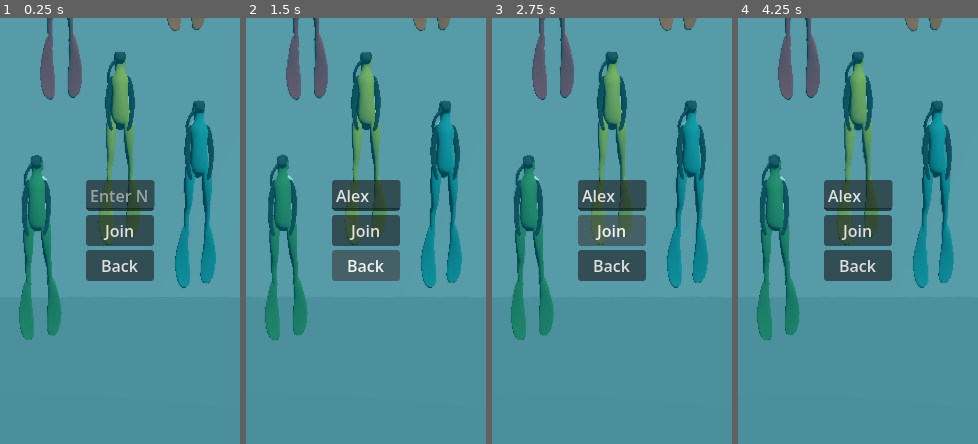
Above: before the commit, frames 1-4 (left to right).
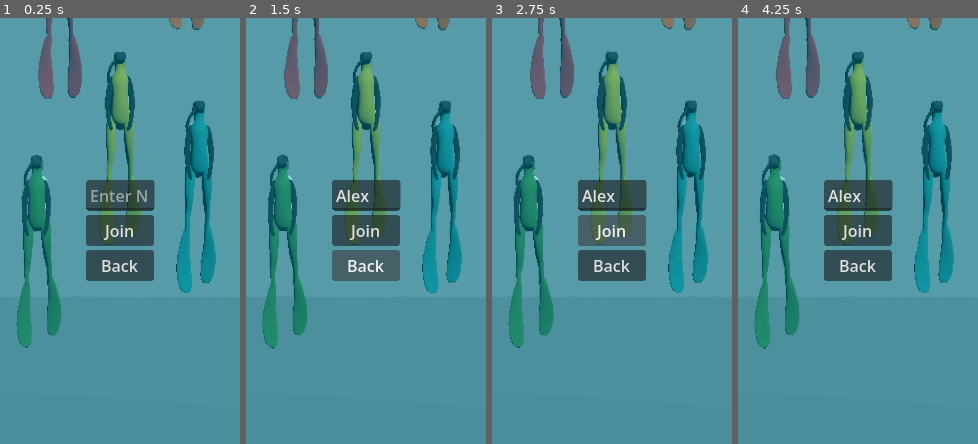
Above: after the commit, the same moments.

Repository: eikap/ggj-2026
Game: Godot game, scene res://FelixTest/ShaderTest.tscn
Two runs of this game, one before a commit and one after it. Both use one fixed random seed, a clock stepped at 60 frames per second and the inputs below. This scene is started directly instead of the project's main scene.
Inputs (mouse positions are in pixels of both pictures, inside the frame that each line leads up to):
- Up to frame 1 (0.25 s): no input
- Up to frame 2 (1.5 s): click (366, 196) at 0.52 s; type "Alex" at 0.6 s; click "Back" at 1.25 s
- Up to frame 3 (2.75 s): click "Join" at 2 s
- Up to frame 4 (4.25 s): move the mouse to (910, 209) at 2.77 s; click (910, 209) at 2.92 s; move the mouse to (810, 252) at 3.52 s; click (810, 252) at 3.67 s

The runs differ from the first frame. In frame 1, 1.2% of the frame differs, in the area x 6-82%, y 0-78%; in frame 2, 1.2%; in frame 3, 1.2%; in frame 4, 1.2%.

Commit message:
Fixed animations

Diff:
--- a/Assets/Player/diver_player_cyan.tscn
+++ b/Assets/Player/diver_player_cyan.tscn
@@ -19,6 +19,18 @@
 "update": 0,
 "values": [Vector3(0.29670596, 0, 0), Vector3(0, 0, 0)]
 }
+tracks/1/type = "value"
+tracks/1/imported = false
+tracks/1/enabled = true
+tracks/1/path = NodePath("r_leg:rotation")
+tracks/1/interp = 1
+tracks/1/loop_wrap = true
+tracks/1/keys = {
+"times": PackedFloat32Array(0, 0.51),
+"transitions": PackedFloat32Array(1, 1),
+"update": 0,
+"values": [Vector3(0, 0, 0), Vector3(0.29670596, 0, 0)]
+}
 
 [sub_resource type="Animation" id="Animation_baur6"]
 resource_name = "leg move"
@@ -61,21 +73,17 @@
 surface_material_override/0 = ExtResource("3_3epa7")
 
 [node name="r_leg" parent="." index="4" unique_id=707106354]
-transform = Transform3D(1, 0, 0, 0, 0.9800847, -0.1985797, 0, 0.1985797, 0.9800847, -0.17000507, 1.0939391, 0.03338457)
+transform = Transform3D(1, 0, 0, 0, 0.99999994, 0, 0, 0, 0.99999994, -0.17000507, 1.0939391, 0.03338457)
 material_override = ExtResource("2_fqjw3")
 
-[node name="leganim" type="AnimationPlayer" parent="r_leg" index="0" unique_id=1134525821]
+[node name="leganim" type="AnimationPlayer" parent="r_leg" index="0" unique_id=447493080]
 root_node = NodePath("../..")
-libraries/ = SubResource("AnimationLibrary_8peud")
+libraries/ = SubResource("AnimationLibrary_fqjw3")
 
 [node name="l_leg" parent="." index="5" unique_id=143885794]
 transform = Transform3D(1, 0, 0, 0, 0.9563047, -0.29237166, 0, 0.29237166, 0.9563047, 0.16762425, 1.0793327, 0.04141904)
 material_override = ExtResource("2_fqjw3")
 
-[node name="leganim" type="AnimationPlayer" parent="l_leg" index="0" unique_id=965550042]
-root_node = NodePath("../..")
-libraries/ = SubResource("AnimationLibrary_8peud")
-
 [node name="googles" parent="." index="6" unique_id=1623008435]
 material_override = ExtResource("4_g3usv")
 surface_material_override/0 = SubResource("StandardMaterial3D_vxpnx")
--- a/Assets/Player/diver_player_green.tscn
+++ b/Assets/Player/diver_player_green.tscn
@@ -19,6 +19,18 @@
 "update": 0,
 "values": [Vector3(0.29670596, 0, 0), Vector3(0, 0, 0)]
 }
+tracks/1/type = "value"
+tracks/1/imported = false
+tracks/1/enabled = true
+tracks/1/path = NodePath("r_leg:rotation")
+tracks/1/interp = 1
+tracks/1/loop_wrap = true
+tracks/1/keys = {
+"times": PackedFloat32Array(0, 0.51),
+"transitions": PackedFloat32Array(1, 1),
+"update": 0,
+"values": [Vector3(0, 0, 0), Vector3(0.29670596, 0, 0)]
+}
 
 [sub_resource type="Animation" id="Animation_baur6"]
 resource_name = "leg move"
@@ -61,21 +73,17 @@
 surface_material_override/0 = ExtResource("2_r86r4")
 
 [node name="r_leg" parent="." index="4" unique_id=707106354]
-transform = Transform3D(1, 0, 0, 0, 0.9800847, -0.1985797, 0, 0.1985797, 0.9800847, -0.17000507, 1.0939391, 0.03338457)
+transform = Transform3D(1, 0, 0, 0, 0.99999994, 0, 0, 0, 0.99999994, -0.17000507, 1.0939391, 0.03338457)
 material_override = ExtResource("2_gj7il")
 
-[node name="leganim" type="AnimationPlayer" parent="r_leg" index="0" unique_id=1134525821]
+[node name="leganim" type="AnimationPlayer" parent="r_leg" index="0" unique_id=835734601]
 root_node = NodePath("../..")
-libraries/ = SubResource("AnimationLibrary_8peud")
+libraries/ = SubResource("AnimationLibrary_r86r4")
 
 [node name="l_leg" parent="." index="5" unique_id=143885794]
 transform = Transform3D(1, 0, 0, 0, 0.9563047, -0.29237166, 0, 0.29237166, 0.9563047, 0.16762425, 1.0793327, 0.04141904)
 material_override = ExtResource("2_gj7il")
 
-[node name="leganim" type="AnimationPlayer" parent="l_leg" index="0" unique_id=965550042]
-root_node = NodePath("../..")
-libraries/ = SubResource("AnimationLibrary_8peud")
-
 [node name="googles" parent="." index="6" unique_id=1623008435]
 material_override = ExtResource("3_gj7il")
 surface_material_override/0 = SubResource("StandardMaterial3D_vxpnx")
--- a/Assets/Player/diver_player_orange.tscn
+++ b/Assets/Player/diver_player_orange.tscn
@@ -19,6 +19,18 @@
 "update": 0,
 "values": [Vector3(0.29670596, 0, 0), Vector3(0, 0, 0)]
 }
+tracks/1/type = "value"
+tracks/1/imported = false
+tracks/1/enabled = true
+tracks/1/path = NodePath("r_leg:rotation")
+tracks/1/interp = 1
+tracks/1/loop_wrap = true
+tracks/1/keys = {
+"times": PackedFloat32Array(0, 0.51),
+"transitions": PackedFloat32Array(1, 1),
+"update": 0,
+"values": [Vector3(0, 0, 0), Vector3(0.29670596, 0, 0)]
+}
 
 [sub_resource type="Animation" id="Animation_baur6"]
 resource_name = "leg move"
@@ -61,21 +73,17 @@
 surface_material_override/0 = ExtResource("3_p5nbs")
 
 [node name="r_leg" parent="." index="4" unique_id=707106354]
-transform = Transform3D(1, 0, 0, 0, 0.9800847, -0.1985797, 0, 0.1985797, 0.9800847, -0.17000507, 1.0939391, 0.03338457)
+transform = Transform3D(1, 0, 0, 0, 0.99999994, 0, 0, 0, 0.99999994, -0.17000507, 1.0939391, 0.03338457)
 material_override = ExtResource("2_5a7mr")
 
-[node name="leganim" type="AnimationPlayer" parent="r_leg" index="0" unique_id=1134525821]
+[node name="leganim" type="AnimationPlayer" parent="r_leg" index="0" unique_id=33269643]
 root_node = NodePath("../..")
-libraries/ = SubResource("AnimationLibrary_8peud")
+libraries/ = SubResource("AnimationLibrary_5a7mr")
 
 [node name="l_leg" parent="." index="5" unique_id=143885794]
 transform = Transform3D(1, 0, 0, 0, 0.9563047, -0.29237166, 0, 0.29237166, 0.9563047, 0.16762425, 1.0793327, 0.04141904)
 material_override = ExtResource("2_5a7mr")
 
-[node name="leganim" type="AnimationPlayer" parent="l_leg" index="0" unique_id=965550042]
-root_node = NodePath("../..")
-libraries/ = SubResource("AnimationLibrary_8peud")
-
 [node name="googles" parent="." index="6" unique_id=1623008435]
 material_override = ExtResource("4_e6e0j")
 surface_material_override/0 = SubResource("StandardMaterial3D_vxpnx")
--- a/Assets/Player/diver_player_purple.tscn
+++ b/Assets/Player/diver_player_purple.tscn
@@ -19,6 +19,18 @@
 "update": 0,
 "values": [Vector3(0.29670596, 0, 0), Vector3(0, 0, 0)]
 }
+tracks/1/type = "value"
+tracks/1/imported = false
+tracks/1/enabled = true
+tracks/1/path = NodePath("r_leg:rotation")
+tracks/1/interp = 1
+tracks/1/loop_wrap = true
+tracks/1/keys = {
+"times": PackedFloat32Array(0, 0.51),
+"transitions": PackedFloat32Array(1, 1),
+"update": 0,
+"values": [Vector3(0, 0, 0), Vector3(0.29670596, 0, 0)]
+}
 
 [sub_resource type="Animation" id="Animation_baur6"]
 resource_name = "leg move"
@@ -61,21 +73,17 @@
 surface_material_override/0 = ExtResource("3_wukot")
 
 [node name="r_leg" parent="." index="4" unique_id=707106354]
-transform = Transform3D(1, 0, 0, 0, 0.9800847, -0.1985797, 0, 0.1985797, 0.9800847, -0.17000507, 1.0939391, 0.03338457)
+transform = Transform3D(1, 0, 0, 0, 0.99999994, 0, 0, 0, 0.99999994, -0.17000507, 1.0939391, 0.03338457)
 material_override = ExtResource("2_7uttc")
 
-[node name="leganim" type="AnimationPlayer" parent="r_leg" index="0" unique_id=1134525821]
+[node name="leganim" type="AnimationPlayer" parent="r_leg" index="0" unique_id=709634948]
 root_node = NodePath("../..")
-libraries/ = SubResource("AnimationLibrary_8peud")
+libraries/ = SubResource("AnimationLibrary_7uttc")
 
 [node name="l_leg" parent="." index="5" unique_id=143885794]
 transform = Transform3D(1, 0, 0, 0, 0.9563047, -0.29237166, 0, 0.29237166, 0.9563047, 0.16762425, 1.0793327, 0.04141904)
 material_override = ExtResource("2_7uttc")
 
-[node name="leganim" type="AnimationPlayer" parent="l_leg" index="0" unique_id=965550042]
-root_node = NodePath("../..")
-libraries/ = SubResource("AnimationLibrary_8peud")
-
 [node name="googles" parent="." index="6" unique_id=1623008435]
 material_override = ExtResource("4_37mf3")
 surface_material_override/0 = SubResource("StandardMaterial3D_vxpnx")
--- a/Assets/Player/diver_player_red.tscn
+++ b/Assets/Player/diver_player_red.tscn
@@ -19,6 +19,18 @@
 "update": 0,
 "values": [Vector3(0.29670596, 0, 0), Vector3(0, 0, 0)]
 }
+tracks/1/type = "value"
+tracks/1/imported = false
+tracks/1/enabled = true
+tracks/1/path = NodePath("r_leg:rotation")
+tracks/1/interp = 1
+tracks/1/loop_wrap = true
+tracks/1/keys = {
+"times": PackedFloat32Array(0, 0.51),
+"transitions": PackedFloat32Array(1, 1),
+"update": 0,
+"values": [Vector3(0, 0, 0), Vector3(0.29670596, 0, 0)]
+}
 
 [sub_resource type="Animation" id="Animation_baur6"]
 resource_name = "leg move"
@@ -61,21 +73,17 @@
 surface_material_override/0 = ExtResource("3_p3x1u")
 
 [node name="r_leg" parent="." index="4" unique_id=707106354]
-transform = Transform3D(1, 0, 0, 0, 0.9800847, -0.1985797, 0, 0.1985797, 0.9800847, -0.17000507, 1.0939391, 0.03338457)
+transform = Transform3D(1, 0, 0, 0, 0.99999994, 0, 0, 0, 0.99999994, -0.17000507, 1.0939391, 0.03338457)
 material_override = ExtResource("2_imj4l")
 
-[node name="leganim" type="AnimationPlayer" parent="r_leg" index="0" unique_id=1134525821]
+[node name="leganim" type="AnimationPlayer" parent="r_leg" index="0" unique_id=485634372]
 root_node = NodePath("../..")
-libraries/ = SubResource("AnimationLibrary_8peud")
+libraries/ = SubResource("AnimationLibrary_imj4l")
 
 [node name="l_leg" parent="." index="5" unique_id=143885794]
 transform = Transform3D(1, 0, 0, 0, 0.9563047, -0.29237166, 0, 0.29237166, 0.9563047, 0.16762425, 1.0793327, 0.04141904)
 material_override = ExtResource("2_imj4l")
 
-[node name="leganim" type="AnimationPlayer" parent="l_leg" index="0" unique_id=965550042]
-root_node = NodePath("../..")
-libraries/ = SubResource("AnimationLibrary_8peud")
-
 [node name="googles" parent="." index="6" unique_id=1623008435]
 material_override = ExtResource("4_2cvfl")
 surface_material_override/0 = SubResource("StandardMaterial3D_vxpnx")
--- a/FelixTest/ShaderTest.tscn
+++ b/FelixTest/ShaderTest.tscn
@@ -76,8 +76,13 @@
 [node name="diver6" parent="." unique_id=1907943120 instance=ExtResource("7_s47ow")]
 transform = Transform3D(1, 0, 0, 0, 1, 0, 0, 0, 1, -2.1733093, 7.2854404, -5)
 
+[node name="OmniLight3D" type="OmniLight3D" parent="." unique_id=856707682]
+transform = Transform3D(0.98230034, 0.18731274, 0, -0.18731274, 0.98230034, 0, 0, 0, 1, 0, 218.98022, 0)
+light_energy = 2.099
+light_size = 0.76
+
 [node name="DirectionalLight3D" type="DirectionalLight3D" parent="." unique_id=1995621811]
-transform = Transform3D(0.8660254, -0.3535534, 0.3535534, 0, 0.7071068, 0.7071068, -0.5, -0.61237246, 0.61237246, 0, 0, 0)
+transform = Transform3D(0.8660254, -0.3535534, 0.3535534, 0, 0.7071068, 0.7071068, -0.5, -0.61237246, 0.61237246, 0, 14.812359, 0)
 
 [node name="Bubbles" type="GPUParticles2D" parent="." unique_id=1121410132]
 position = Vector2(548, 651)
Not shown: 1 places in Assets/Player/diver_player_cyan.tscn that only renumber resources
Not shown: 1 places in Assets/Player/diver_player_green.tscn that only renumber resources
Not shown: 1 places in Assets/Player/diver_player_orange.tscn that only renumber resources
Not shown: 1 places in Assets/Player/diver_player_purple.tscn that only renumber resources
Not shown: 1 places in Assets/Player/diver_player_red.tscn that only renumber resources
